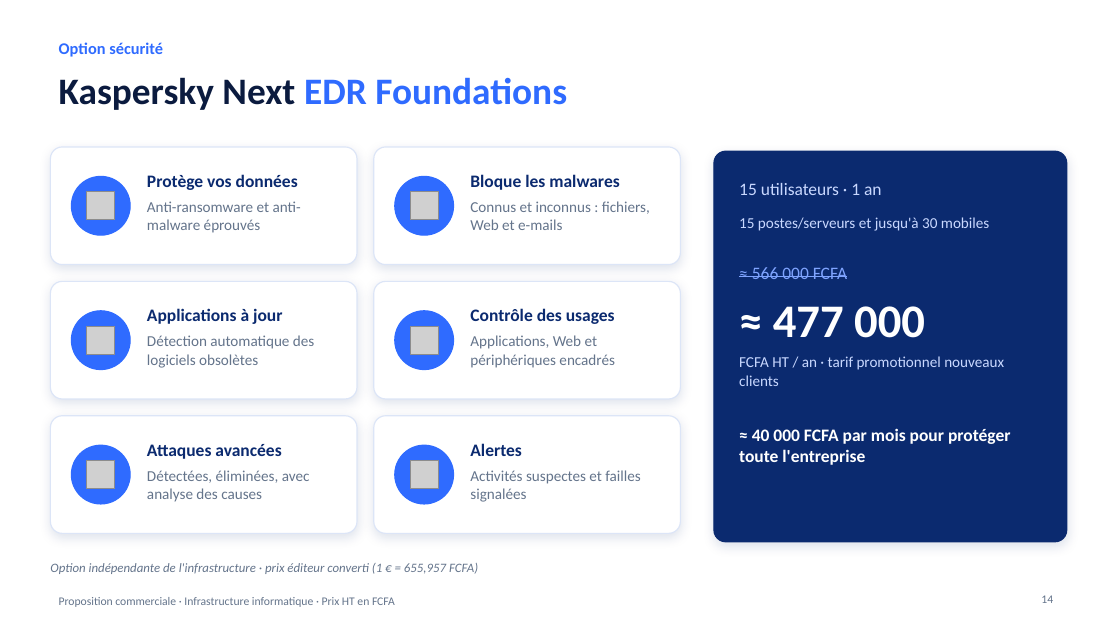
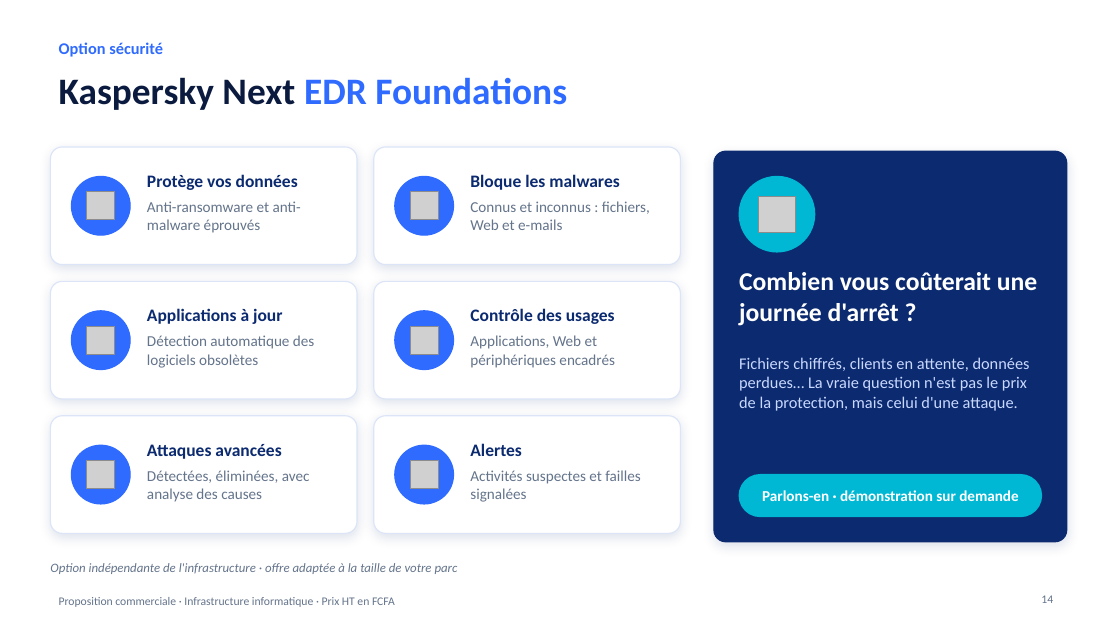
Before and after one commit to meledjearmel/others-documents, a slide deck: slide 14 of proposition-serveur/Proposition_Serveur_Proxmox_WindowsServer.pptx. Drawn at 1120x630 pixels with LibreOffice and Linux fonts; fonts in the diff are those of the drawing; grey boxes stand for pictures; background and template pictures are left out. Boxes give left, top, right and bottom in pixels: in the first picture for what was removed or moved away, otherwise in the second. Text is boxed around its words. In the diff, an @@ line names an element or a change of style, - is before the commit and + after.

```diff
--- a/proposition-serveur/Proposition_Serveur_Proxmox_WindowsServer.pptx
+++ b/proposition-serveur/Proposition_Serveur_Proxmox_WindowsServer.pptx
@@ ellipse added at (739,176,815,252), fill #00B8D4, outline #00B8D4 1 pt @@
@@ text removed at (739,183,882,195) @@
-15 utilisateurs · 1 an
@@ picture added at (759,196,795,232) @@
@@ text removed at (739,217,989,231) @@
-15 postes/serveurs et jusqu'à 30 mobiles
@@ text "Combien vous coûterait une journée ..." at (739,272,1037,326): vertical alignment middle to top @@
@@ text at (739,272,1037,326): text changed; size 15 to 22 pt; text colour #7FA4FF to #FFFFFF; bold on @@
-≈ 566 000 FCFA
+Combien vous coûterait une journée d'arrêt ?
@@ text "Fichiers chiffrés, clients en attente, ..." at (739,357,1030,411): vertical alignment middle to top @@
@@ text at (739,357,1030,411): text changed; size 40 to 14 pt; text colour #FFFFFF to #C9D8FF; bold off @@
-≈ 477 000
+Fichiers chiffrés, clients en attente, données perdues… La vraie question n'est pas le prix de la protection, mais celui d'une attaque.
@@ text removed at (739,356,1004,386) @@
-FCFA HT / an · tarif promotionnel nouveaux clients
@@ text "Parlons-en · démonstration sur demande" at (762,490,1018,501): vertical alignment top to middle @@
@@ rounded rectangle added at (739,475,1042,517), fill #00B8D4, outline #00B8D4 1 pt @@
@@ text at (762,490,1018,501): text changed; size 15 to 13 pt @@
-≈ 40 000 FCFA par mois pour protéger toute l'entreprise
+Parlons-en · démonstration sur demande
@@ text at (50,563,458,574): text changed @@
-Option indépendante de l'infrastructure · prix éditeur converti (1 € = 655,957 FCFA)
+Option indépendante de l'infrastructure · offre adaptée à la taille de votre parc
```
Also in this commit, not shown: 1 other file.
